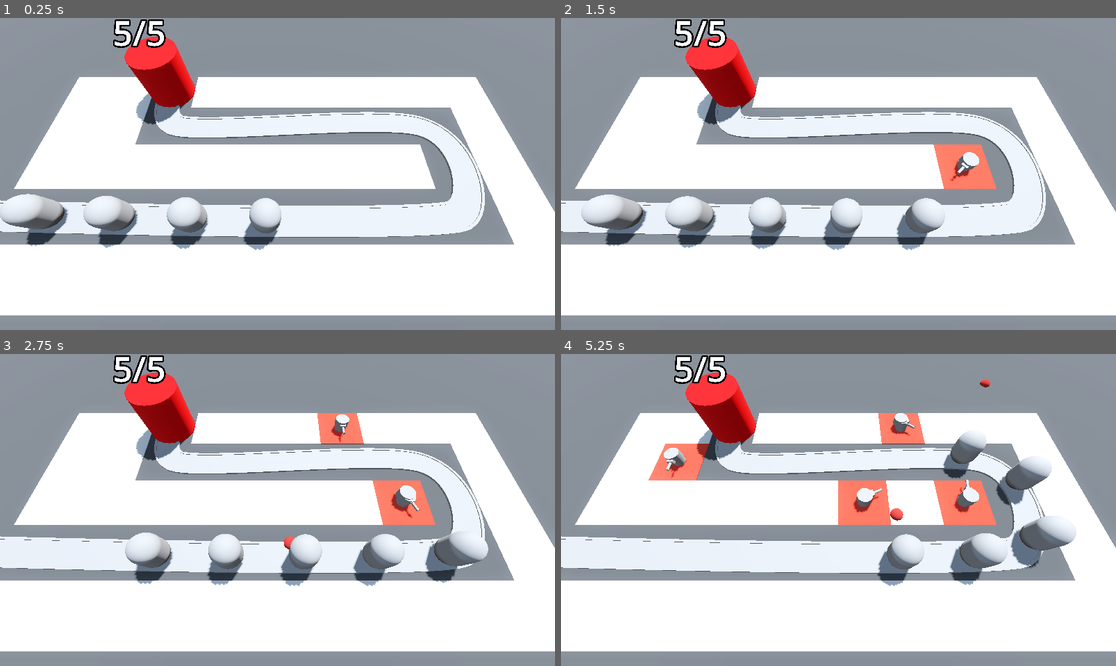
Above: before the commit, frames 1-4 (two rows, left to right).
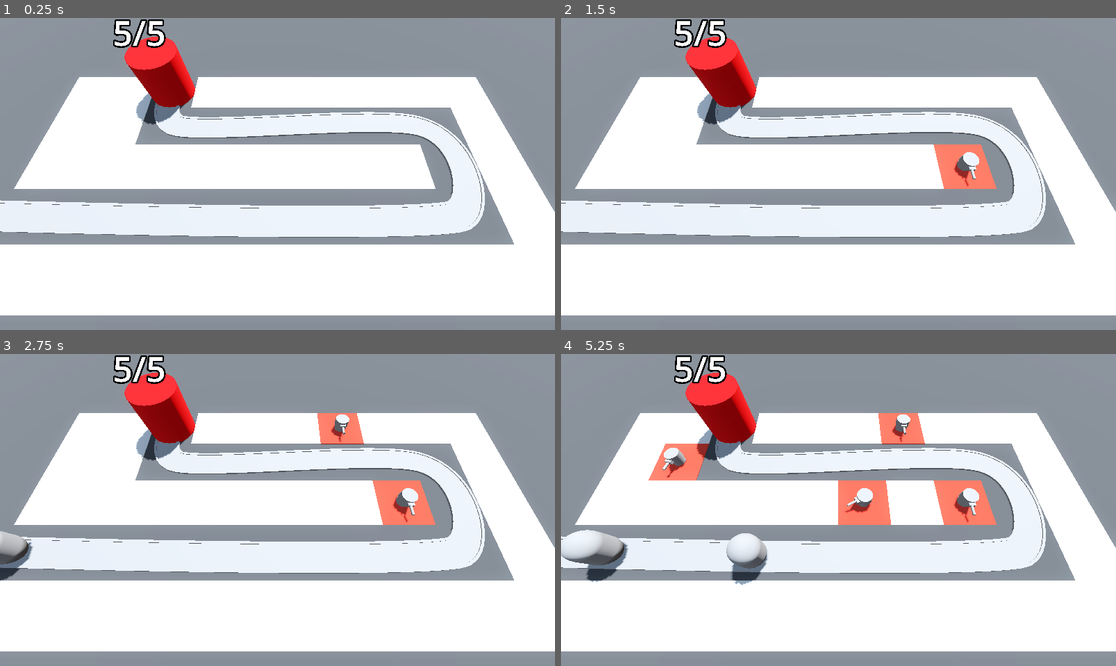
Above: after the commit, the same moments.

Repository: DapperMongoose/BarbarianBlaster
Game: Godot game, scene res://BaseLevel.tscn
Same seed, same stepped clock (60 frames per second), same inputs: the game is played once before the commit and once after it.
Inputs (mouse positions are in pixels of both pictures, inside the frame that each line leads up to):
- Up to frame 1 (0.25 s): no input
- Up to frame 2 (1.5 s): move the mouse to (960, 158) at 0.52 s; press the mouse at (960, 158) at 0.53 s; move the mouse to (727, 189) at 1.27 s; release the mouse at (727, 189) at 1.28 s; click (727, 189) at 1.35 s
- Up to frame 3 (2.75 s): move the mouse to (333, 441) at 2.02 s; press the mouse at (333, 441) at 2.03 s
- Up to frame 4 (5.25 s): move the mouse to (810, 572) at 2.77 s; release the mouse at (810, 572) at 2.78 s; click (810, 572) at 2.85 s; move the mouse to (1005, 556) at 3.52 s; press the mouse at (1005, 556) at 3.53 s; move the mouse to (672, 463) at 4.27 s; release the mouse at (672, 463) at 4.28 s; click (672, 463) at 4.35 s; move the mouse to (866, 510) at 5.02 s; press the mouse at (866, 510) at 5.03 s

The runs differ from the first frame. In frame 1, 3.2% of the frame differs, in the area x 0-51%, y 56-75%; in frame 2, 3.9%; in frame 3, 4.7%; in frame 4, 6.3%, in the area x 0-93%, y 8-75%.

Commit message:
completed instantiating enemies lesson

Diff:
--- a/BaseLevel.tscn
+++ b/BaseLevel.tscn
@@ -1,9 +1,10 @@
-[gd_scene load_steps=12 format=3 uid="uid://b1kw5c8m32opa"]
+[gd_scene load_steps=13 format=3 uid="uid://b1kw5c8m32opa"]
 
 [ext_resource type="MeshLibrary" uid="uid://mdme5odraldw" path="res://MeshLibraries/SpaceLibrary.tres" id="1_a3dda"]
 [ext_resource type="PackedScene" uid="uid://xrw2ucale6uw" path="res://RayPickerCamera/ray_picker_camera.tscn" id="1_inokh"]
 [ext_resource type="PackedScene" uid="uid://m0oy5ndobo68" path="res://Enemy/enemy.tscn" id="2_8v4dp"]
 [ext_resource type="PackedScene" uid="uid://c5gm5ehuyoruw" path="res://Base/base.tscn" id="3_1v73c"]
+[ext_resource type="Script" path="res://EnemyPath.gd" id="3_ddfob"]
 [ext_resource type="Script" path="res://TurretManager.gd" id="5_7wwqd"]
 [ext_resource type="PackedScene" uid="uid://d0fevutngcvvu" path="res://Turret/turret.tscn" id="6_xysai"]
 
@@ -56,10 +57,12 @@
 "cells": PackedInt32Array(65535, 65534, 0, 65535, 2, 0, 65531, 65535, 0, 4, 65535, 0, 65532, 65534, 0, 65531, 65534, 0, …(306 unchanged characters)…
 }
 
-[node name="Path3D" type="Path3D" parent="."]
+[node name="EnemyPath" type="Path3D" parent="."]
 curve = SubResource("Curve3D_awwqm")
+script = ExtResource("3_ddfob")
+enemy_scene = ExtResource("2_8v4dp")
 
-[node name="Road" type="CSGPolygon3D" parent="Path3D"]
+[node name="Road" type="CSGPolygon3D" parent="EnemyPath"]
 polygon = PackedVector2Array(-1, 0, -1, 0.1, 1, 0.1, 1, 0)
 mode = 2
 path_node = NodePath("..")
@@ -72,7 +75,7 @@
 path_u_distance = 1.0
 path_joined = false
 
-[node name="LeftEdge" type="CSGPolygon3D" parent="Path3D"]
+[node name="LeftEdge" type="CSGPolygon3D" parent="EnemyPath"]
 polygon = PackedVector2Array(-1.1, 0, -1.1, 0.15, -0.9, 0.15, -0.9, -0.9)
 mode = 2
 path_node = NodePath("..")
@@ -85,7 +88,7 @@
 path_u_distance = 1.0
 path_joined = false
 
-[node name="RightEdge" type="CSGPolygon3D" parent="Path3D"]
+[node name="RightEdge" type="CSGPolygon3D" parent="EnemyPath"]
 polygon = PackedVector2Array(0.9, 0, 0.9, 0.15, 1.1, 0.15, 1.1, 0)
 mode = 2
 path_node = NodePath("..")
@@ -98,24 +101,9 @@
 path_u_distance = 1.0
 path_joined = false
 
-[node name="Enemy" parent="Path3D" instance=ExtResource("2_8v4dp")]
-transform = Transform3D(-4.37111e-08, 0, -0.999993, 0, 1, 0, 0.999993, 0, -4.37111e-08, -22, 0, 6)
-
-[node name="Enemy2" parent="Path3D" instance=ExtResource("2_8v4dp")]
-transform = Transform3D(-0.0251334, 0, -0.999677, 0, 1, 0, 0.999677, 0, -0.0251334, -17.002, 0, 6.13587)
-progress = 5.0
-
-[node name="Enemy3" parent="Path3D" instance=ExtResource("2_8v4dp")]
-transform = Transform3D(-0.0212854, 0, -0.999766, 0, 1, 0, 0.999766, 0, -0.0212854, -12.0032, 0, 6.25209)
-progress = 10.0
-
-[node name="Enemy4" parent="Path3D" instance=ExtResource("2_8v4dp")]
-transform = Transform3D(-0.0166658, 0, -0.999854, 0, 1, 0, 0.999854, 0, -0.0166658, -7.00414, 0, 6.34745)
-progress = 15.0
-
-[node name="Enemy5" parent="Path3D" instance=ExtResource("2_8v4dp")]
-transform = Transform3D(-0.0103203, 0, -0.99994, 0, 1, 0, 0.99994, 0, -0.0103203, -2.00456, 0, 6.41592)
-progress = 20.0
+[node name="Timer" type="Timer" parent="EnemyPath"]
+wait_time = 2.0
+autostart = true
 
 [node name="Base" parent="." instance=ExtResource("3_1v73c")]
 transform = Transform3D(1, 0, 0, 0, 1, 0, 0, 0, 1, -10, 0, -6)
@@ -123,4 +111,6 @@
 [node name="TurretManager" type="Node3D" parent="." node_paths=PackedStringArray("enemy_path")]
 script = ExtResource("5_7wwqd")
 turret = ExtResource("6_xysai")
-enemy_path = NodePath("../Path3D")
+enemy_path = NodePath("../EnemyPath")
+
+[connection signal="timeout" from="EnemyPath/Timer" to="EnemyPath" method="spawn_enemy"]
--- /dev/null
+++ b/EnemyPath.gd
@@ -0,0 +1,7 @@
+extends Path3D
+
+@export var enemy_scene: PackedScene
+
+func spawn_enemy() -> void:
+	var new_enemy = enemy_scene.instantiate()
+	add_child(new_enemy)
